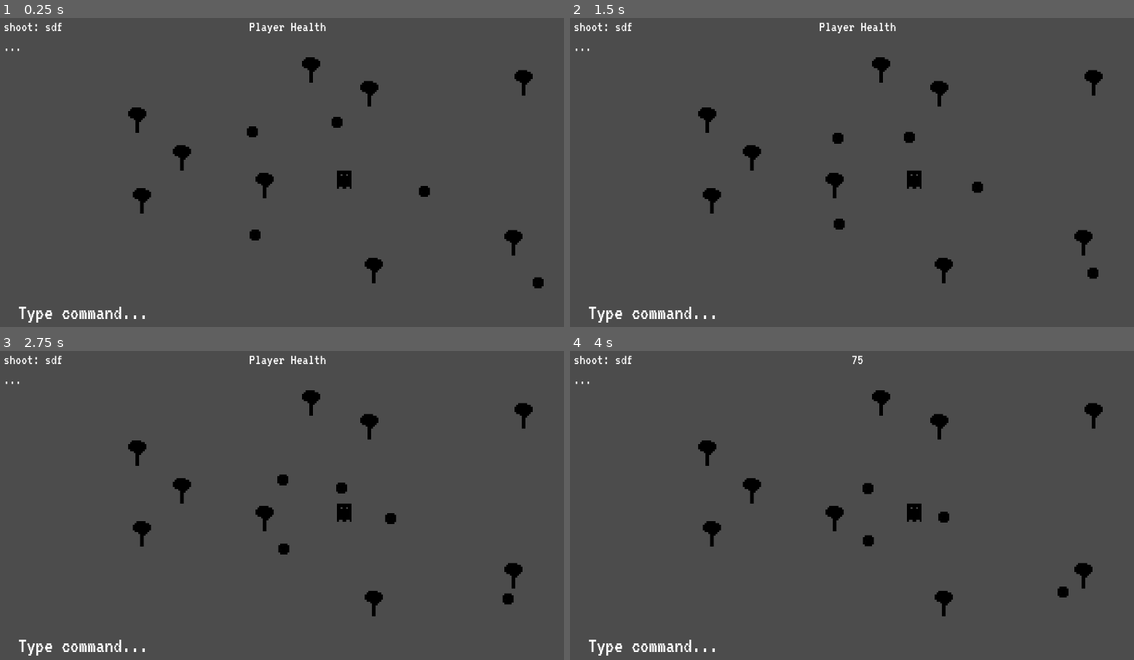
Above: before the commit, frames 1-4 (two rows, left to right).
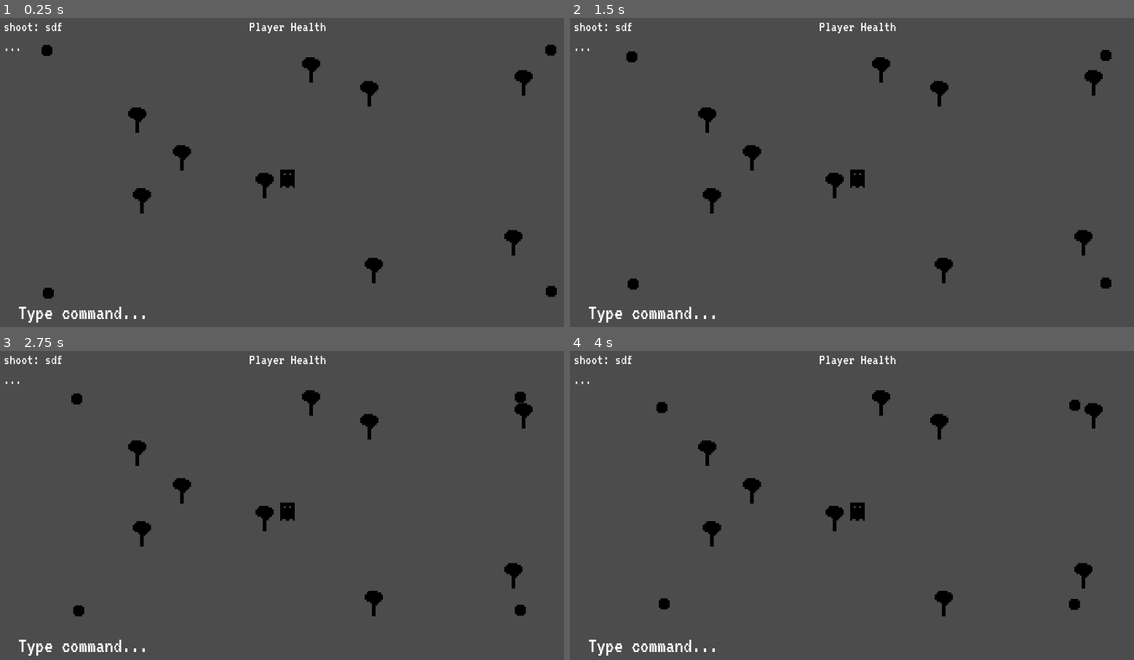
Above: after the commit, the same moments.

Repository: Anudin/LD41
Game: Godot game, scene res://Main.tscn
Two runs of this game, one before a commit and one after it. Both use one fixed random seed, a clock stepped at 60 frames per second and the inputs below.
Inputs:
- Up to frame 1 (0.25 s): no input
- Up to frame 2 (1.5 s): tap Enter at 0.5, 0.6 s; tap Space at 0.77 s; tap Backspace at 1.35 s
- Up to frame 3 (2.75 s): tap Space at 1.52 s; tap Delete at 2.1 s
- Up to frame 4 (4 s): tap Enter at 2.85 s; tap Space at 3.02, 3.77 s; tap Backspace at 3.6 s

The runs differ from the first frame. In frame 1, 0.8% of the frame differs, in the area x 7-99%, y 8-91%; in frame 2, 0.9%; in frame 3, 0.9%; in frame 4, 1.0%, in the area x 15-91%, y 1-84%.

Commit message:
TODO cleanup

Diff:
--- a/AI/AI.gd
+++ b/AI/AI.gd
@@ -1,19 +1,12 @@
 extends AnimatedSprite
-
-# TODO: I might run into problems because I'm scaling a colliders parent
-# TODO: Maybe fix collisions between multiple AIs
-
-# TODO: slow down / relax depending on distance
-# TODO: dodge walls
-# TODO (maybe): relaxed state + random walk.
 
 func _ready():
 	# Called every time the node is added to the scene.
 	# Initialization here
 	pass
 
-func _process(delta):
-	pass
+#func _process(delta):
+#	pass
 
 func _on_screen_collision():
 	pass
--- a/AI/FollowPlayer.gd
+++ b/AI/FollowPlayer.gd
@@ -1,4 +1,8 @@
 extends Node
+
+# TODO: slow down / relax depending on distance
+# TODO: dodge walls
+# TODO (maybe): relaxed state + random walk.
 
 onready var Parent = get_parent()
 onready var Player = $"/root/Main/Player"
--- a/Main.gd
+++ b/Main.gd
@@ -2,8 +2,11 @@
 
 # TODO: Fill queue from start / finish / clear it
 
+# TODO: progression - waves / levels / ...?
 # TODO: shooting text gets longer with time / level / difficulty settings
-# TODO: REALLY satisfying shooting mechanic.
+
+# TODO: REALLY satisfying shooting mechanic, explosions
+# TODO: Sound
 
 const COMMANDS = ["up", "down", "left", "right", "stop"]
 const TEMP_COMMANDS = {"sdf": "shoot"}
--- a/Main.tscn
+++ b/Main.tscn
@@ -25,6 +25,7 @@
 
 [node name="UI" type="Control" parent="." index="0"]
 
+editor/display_folded = true
 anchor_left = 0.0
 anchor_top = 0.0
 anchor_right = 0.0
@@ -159,27 +160,23 @@
 
 [node name="AI" parent="AI" index="0" instance=ExtResource( 5 )]
 
-position = Vector2( 948.856, 389.658 )
+position = Vector2( 1226.22, 73.6323 )
 
 [node name="AI2" parent="AI" index="1" instance=ExtResource( 5 )]
 
-position = Vector2( 1197.73, 593.162 )
+position = Vector2( 1227.34, 611.668 )
 
 [node name="AI3" parent="AI" index="2" instance=ExtResource( 5 )]
 
-position = Vector2( 748.575, 228.35 )
+position = Vector2( 104.559, 74.7488 )
 
 [node name="AI4" parent="AI" index="3" instance=ExtResource( 5 )]
 
-position = Vector2( 556.534, 254.293 )
-
-[node name="AI5" parent="AI" index="4" instance=ExtResource( 5 )]
-
-position = Vector2( 562.242, 487.93 )
+position = Vector2( 106.834, 615.164 )
 
 [node name="Player" parent="." index="3" instance=ExtResource( 6 )]
 
-position = Vector2( 764.978, 361.611 )
+position = Vector2( 640, 360 )
 
 [connection signal="queue_updated" from="UI/TextInput" to="." method="_on_queue_updated"]
 
--- a/Player/Player.gd
+++ b/Player/Player.gd
@@ -18,7 +18,6 @@
 func _process(delta):
 	position += direction * speed * delta
 
-# Why am I only receiving one shoot?
 func _on_text_command(command):
 	movement(command)
 
